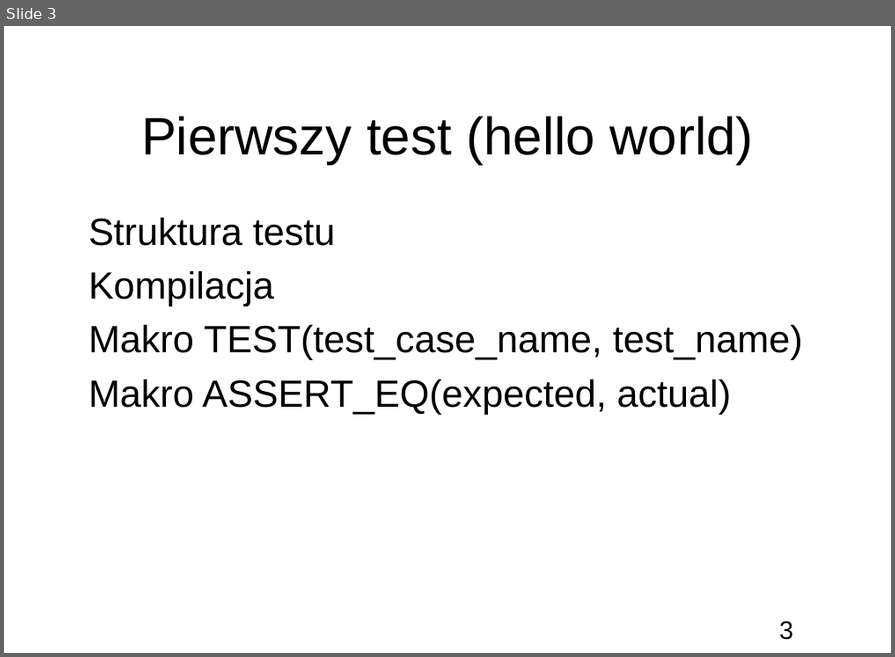
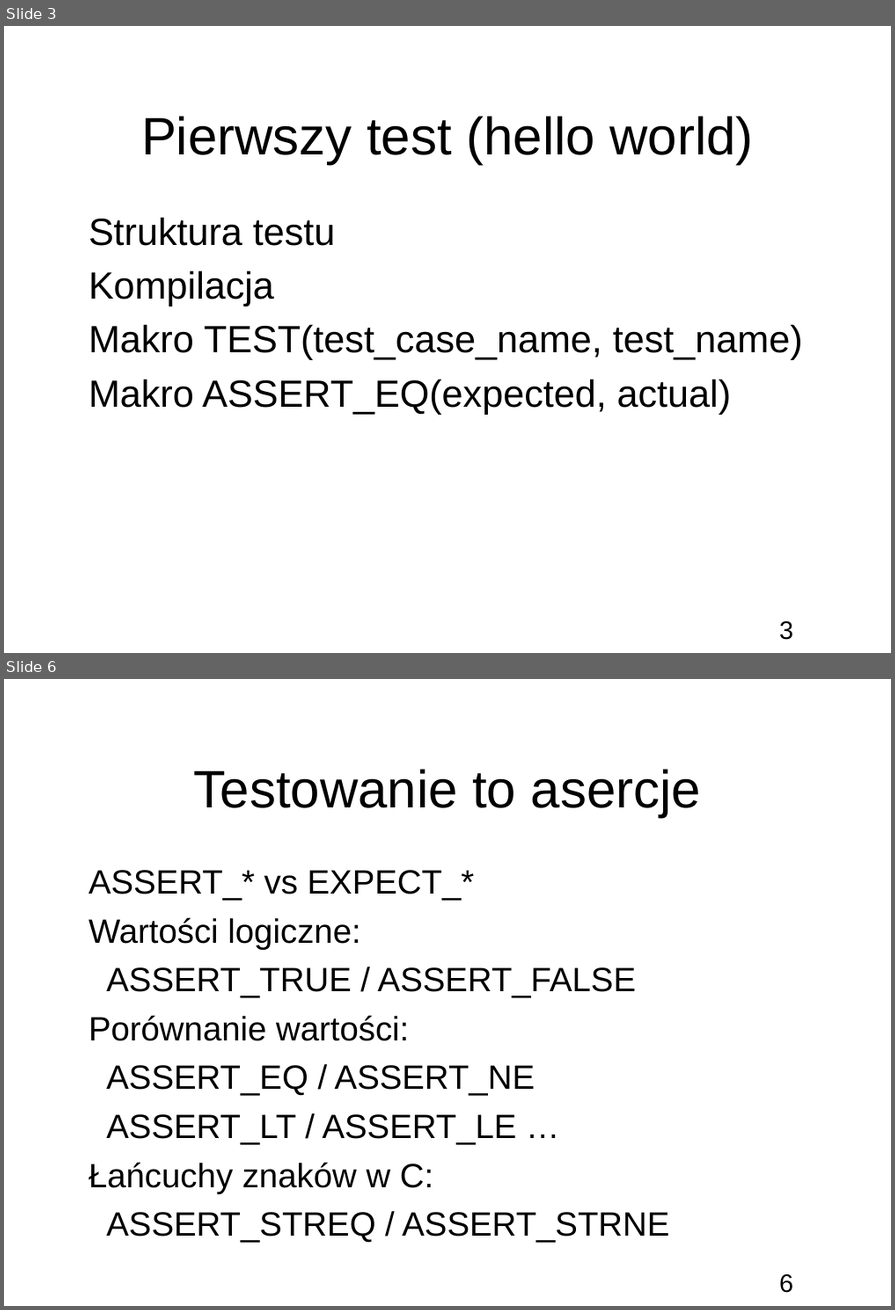
Before and after one commit to bercik/apt_seminar, a slide deck: prezentacja.odp. Shown one above the other, each under a label of ours: slide 3 before the commit, slides 3 and 6 after it; the slides between them are not shown. The pictures are 895x657 and 895x1310 pixels, drawn with LibreOffice and Linux fonts; fonts in the diff are those of the drawing; background and template pictures are left out. Boxes give left, top, right and bottom in pixels: in the first picture for what was removed or moved away, otherwise in the second. Text is boxed around its words. In the diff, an @@ line names an element or a change of style, - is before the commit and + after.

```diff
--- a/prezentacja.odp
+++ b/prezentacja.odp
@@ slide 6 added at [4,679,891,1306], background picture (left out); not listed: 1 template element that a slide beside it also shows @@
@@ title added at [194,769,701,818], 50 pt, text #000000 @@
+Testowanie to asercje
@@ subtitle added at [88,870,669,1243], 32 pt, text #000000 @@
+● ASSERT_* vs EXPECT_*
+● Wartości logiczne:
+  ● ASSERT_TRUE / ASSERT_FALSE
+● Porównanie wartości:
+  ● ASSERT_EQ / ASSERT_NE
+  ● ASSERT_LT / ASSERT_LE …
+● Łańcuchy znaków w C:
+  ● ASSERT_STREQ / ASSERT_STRNE
```
Also in this commit, not shown: 1 slide changed, 3 other slides added, 2 slides removed, 12 other files.
